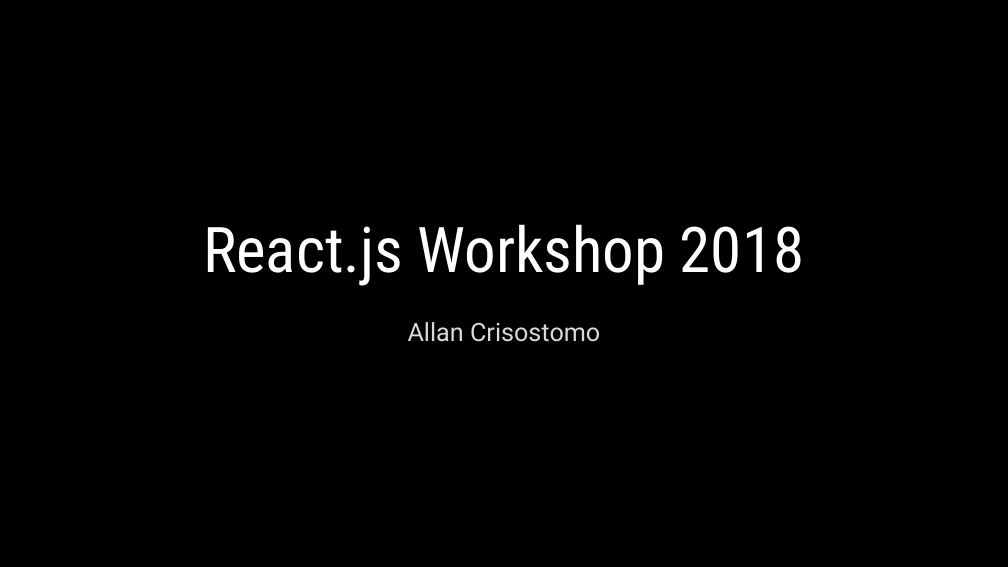
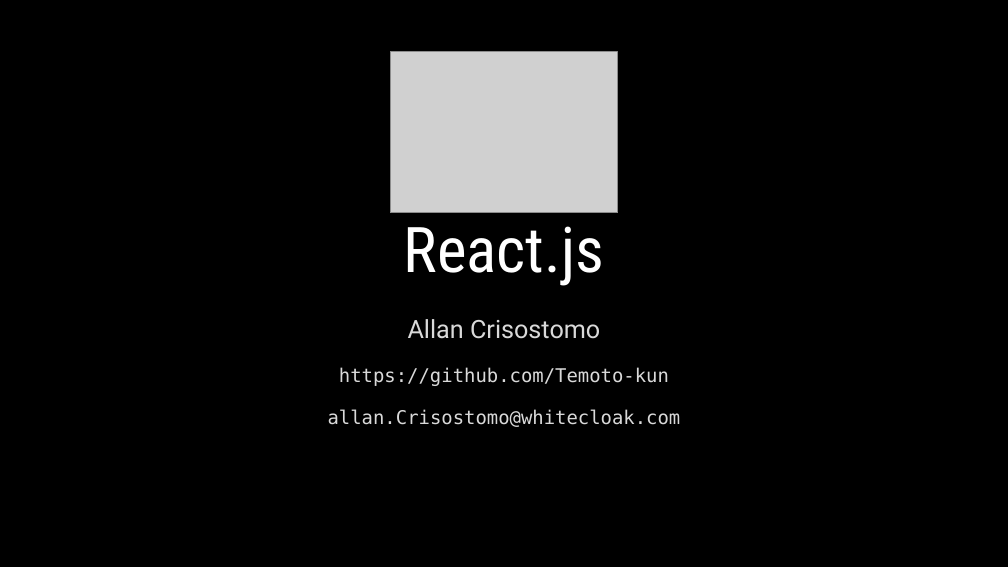
Before and after one commit to Temoto-kun/react-workshop-2018, a slide deck: slide 1 of docs/React.js.pptx. Drawn at 1008x567 pixels with LibreOffice and Linux fonts; fonts in the diff are those of the drawing; grey boxes stand for pictures. Boxes give left, top, right and bottom in pixels: in the first picture for what was removed or moved away, otherwise in the second. Text is boxed around its words. In the diff, an @@ line names an element or a change of style, - is before the commit and + after.

Commit message:
Update slides

```diff
--- a/docs/React.js.pptx
+++ b/docs/React.js.pptx
@@ picture added at [390, 52, 618, 213] @@
@@ title at [404, 226, 604, 286]: text changed @@
-React.js Workshop 2018
+React.js
@@ subtitle at [408, 319, 600, 339]: line spacing 1.5 to 1.4 @@
@@ subtitle at [328, 367, 681, 427]: paragraphs added @@
+https://github.com/Temoto-kun
+allan.Crisostomo@whitecloak.com
```
